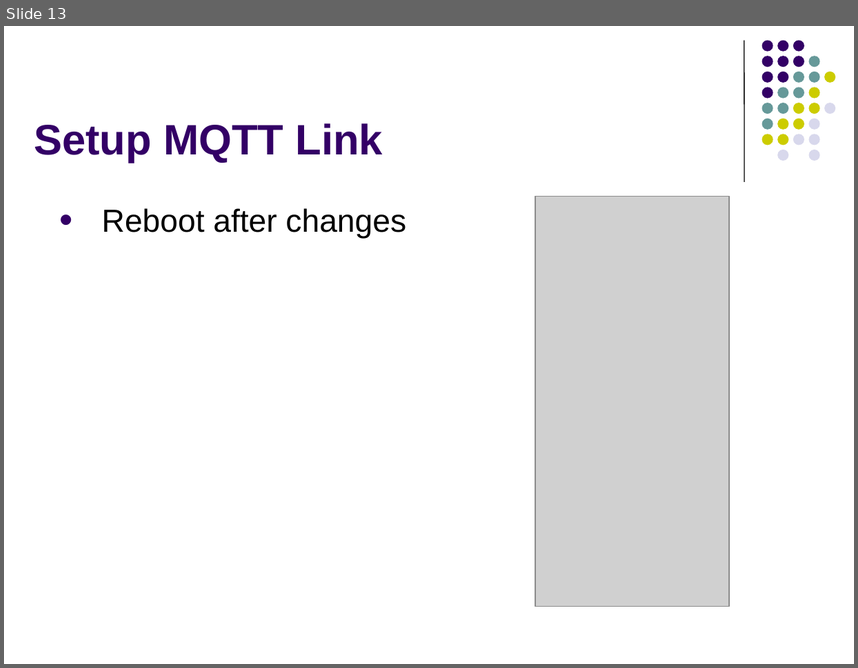
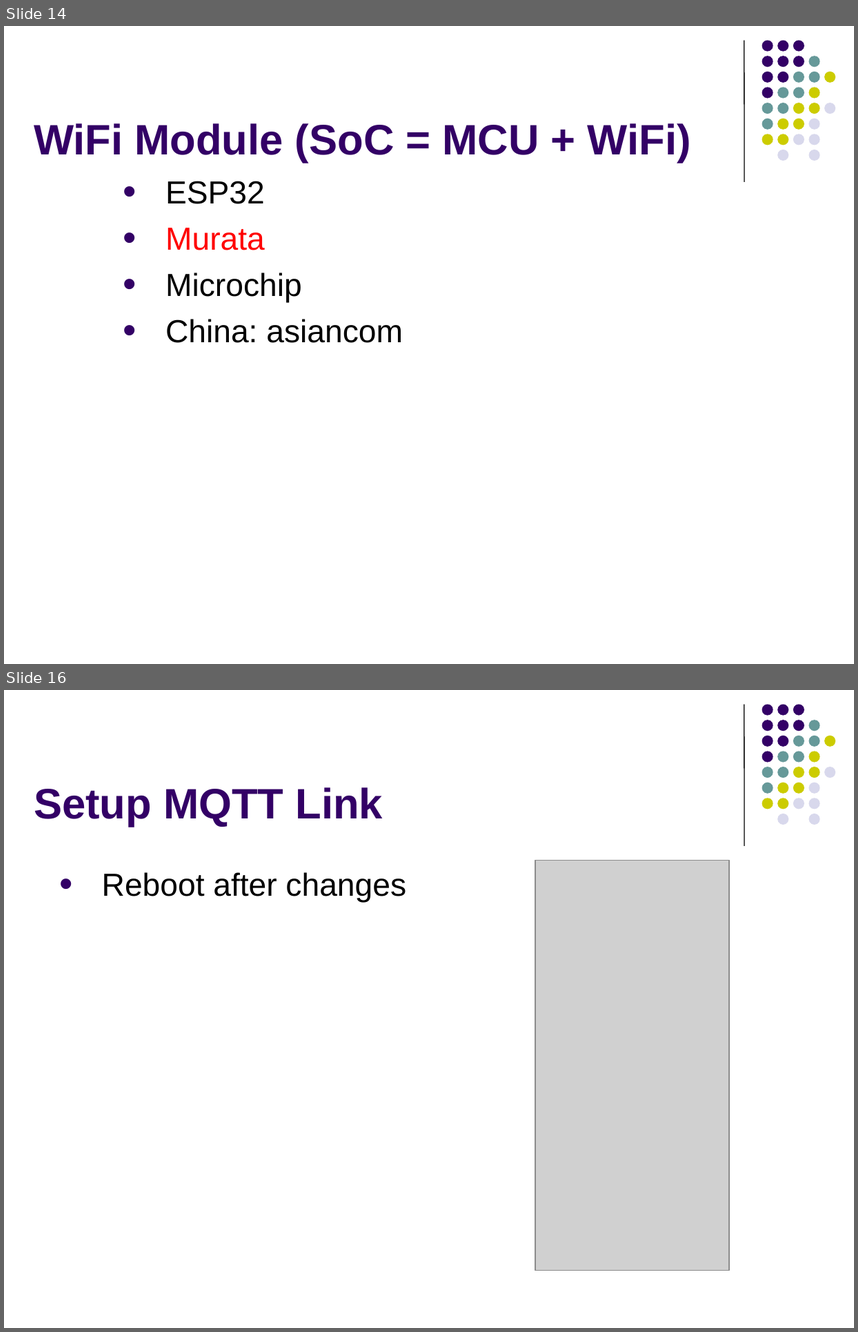
Before and after one commit to OneKiwiTech/stm32_iot_link, a slide deck: training-docs/slides/STM32 ESP-LINK FIRMWARE TRAINING.pptx. Shown one above the other, each under a label of ours: slide 13 before the commit, slides 14 and 16 after it; the slides between them are not shown. The pictures are 858x668 and 858x1332 pixels, drawn with LibreOffice and Linux fonts; fonts in the diff are those of the drawing; grey boxes stand for pictures. Boxes give left, top, right and bottom in pixels: in the first picture for what was removed or moved away, otherwise in the second. Text is boxed around its words. In the diff, an @@ line names an element or a change of style, - is before the commit and + after.

```diff
--- a/training-docs/slides/STM32 ESP-LINK FIRMWARE TRAINING.pptx
+++ b/training-docs/slides/STM32 ESP-LINK FIRMWARE TRAINING.pptx
@@ slide 14 added at (x1=4, y1=26, x2=854, y2=664), background #FFFFFF; not listed: 32 template elements that a slide beside it also shows @@
@@ title added at (x1=34, y1=123, x2=691, y2=163), 36 pt, text #330066, bold @@
+WiFi Module (SoC = MCU + WiFi)
@@ text added at (x1=165, y1=181, x2=403, y2=343), 27 pt, text #000000 @@
+• ESP32
+• Murata
+• Microchip
+• China: asiancom
@@ what was slide 13 is now slide 16 @@
```
Also in this commit, not shown: 1 slide changed, 3 other slides added, 11 other files.
